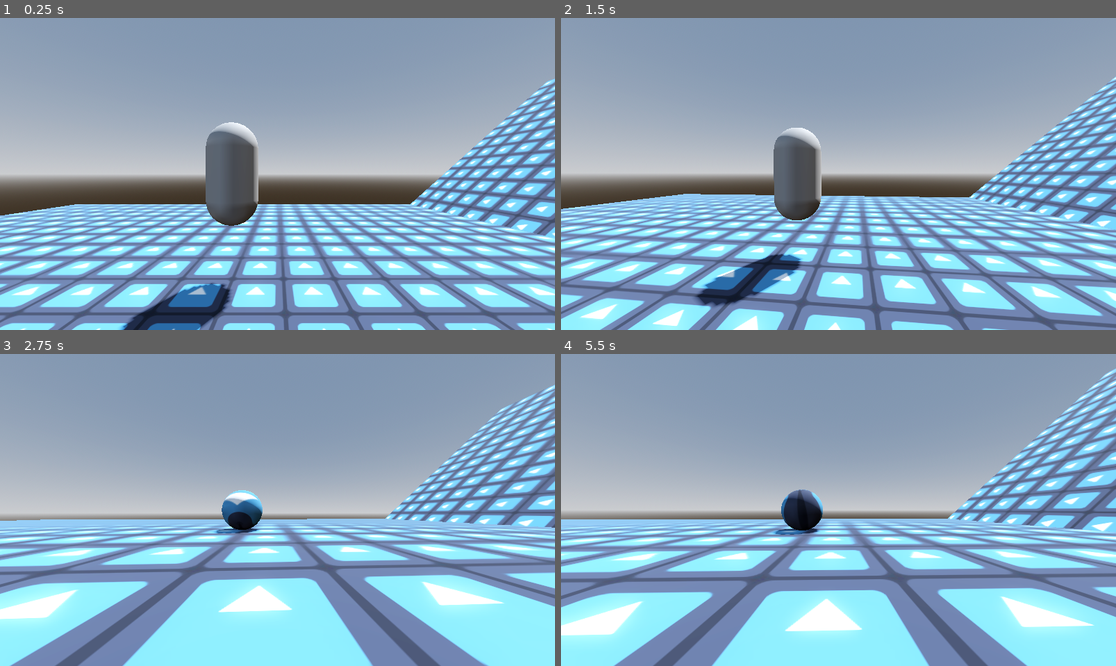
Above: before the commit, frames 1-4 (two rows, left to right).
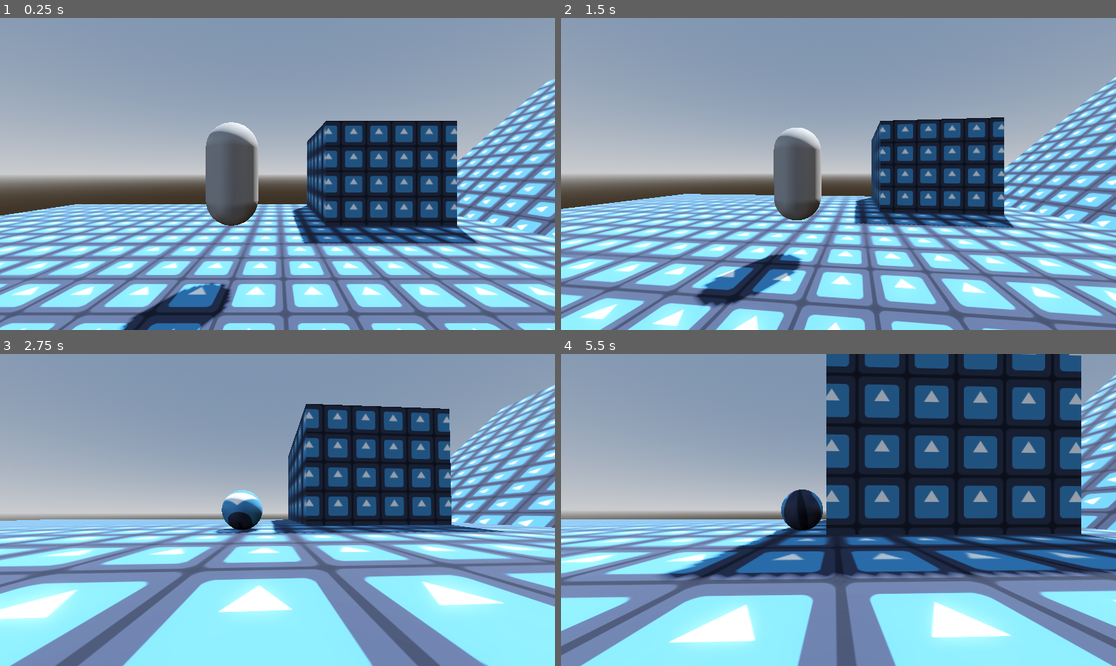
Above: after the commit, the same moments.

Repository: pochoco24/armadillos_with_guns
Game: Godot game, scene res://main.tscn
Same seed, same stepped clock (60 frames per second), same inputs: the game is played once before the commit and once after it. The engine's default icon, where the game draws it, is replaced by a stand-in: a white triangle on a blue panel in a dark square.
Inputs (mouse positions are in pixels of both pictures, inside the frame that each line leads up to):
- Up to frame 1 (0.25 s): no input
- Up to frame 2 (1.5 s): move the mouse to (866, 174) at 0.52 s; hold Shift (ball_mode) 0.53-1.28 s; hold W (up) from 0.53 s (still down); tap Space (jump) at 0.77 s; move the mouse to (810, 174) at 1.27 s; click (810, 174) at 1.35 s
- Up to frame 3 (2.75 s): keep holding W (up); tap Space (jump) at 1.52 s; move the mouse to (288, 503) at 2.02 s; hold Shift (ball_mode) from 2.03 s (still down)
- Up to frame 4 (5.5 s): keep holding W (up); move the mouse to (832, 516) at 2.77 s; release Shift (ball_mode) at 2.78 s; click (832, 516) at 2.85 s; tap Space (jump) at 3.02, 3.77, 4.52 s; move the mouse to (877, 513) at 3.52 s; hold Shift (ball_mode) 3.53-4.28 s; move the mouse to (794, 506) at 4.27 s; click (794, 506) at 4.35 s; move the mouse to (844, 510) at 5.02 s; hold Shift (ball_mode) from 5.03 s (still down)

The runs differ from the first frame. In frame 1, 11% of the frame differs, in the area x 52-87%, y 32-73%; in frame 2, 8.3%; in frame 3, 12%; in frame 4, 60%, in the area x 0-100%, y 0-100%.

Commit message:
ledge detection

Diff:
--- a/main.tscn
+++ b/main.tscn
@@ -10,6 +10,8 @@
 [ext_resource type="Script" uid="uid://fbmqt1ut2sxi" path="res://player/states/run.gd" id="6_5vw27"]
 [ext_resource type="Script" uid="uid://cvg06bgvikam0" path="res://player/states/ball.gd" id="7_kek77"]
 [ext_resource type="Script" uid="uid://xaghdmtee3di" path="res://player/player_state.gd" id="8_4c57u"]
+[ext_resource type="Script" uid="uid://bjgkpaqtq6enr" path="res://player/ledge_detection.gd" id="11_dg77c"]
+[ext_resource type="Script" uid="uid://cqmtmx618c1r7" path="res://player/spinning_ray_cast_3d.gd" id="11_efxa6"]
 
 [sub_resource type="ProceduralSkyMaterial" id="ProceduralSkyMaterial_1bvp3"]
 sky_horizon_color = Color(0.662243, 0.671743, 0.686743, 1)
@@ -58,6 +60,12 @@
 transform = Transform3D(1, 0, 0, 0, 1, 0, 0, 0, 1, 0, -0.909058, 0)
 use_collision = true
 size = Vector3(25.7246, 1.81812, 19.5518)
+material = SubResource("StandardMaterial3D_1bvp3")
+
+[node name="CSGBox3D4" type="CSGBox3D" parent="Map"]
+transform = Transform3D(1, 0, 0, 0, 1, 0, 0, 0, 1, 5.40543, 1.17215, -6.71507)
+use_collision = true
+size = Vector3(5.20465, 5.98053, 5.29237)
 material = SubResource("StandardMaterial3D_1bvp3")
 
 [node name="CSGBox3D3" type="CSGBox3D" parent="Map"]
@@ -179,3 +187,19 @@
 one_shot = true
 
 [node name="LedgeDetection" type="Node3D" parent="Player"]
+transform = Transform3D(1, 0, 0, 0, 1, 0, 0, 0, 1, 0, 0.5, 0)
+script = ExtResource("11_dg77c")
+
+[node name="SpinningRayCast3D" type="RayCast3D" parent="Player/LedgeDetection"]
+target_position = Vector3(1, 0, 0)
+hit_back_faces = false
+script = ExtResource("11_efxa6")
+resolution = 8
+
+[node name="FloorRayPivot" type="Node3D" parent="Player/LedgeDetection"]
+
+[node name="FloorRayCast" type="RayCast3D" parent="Player/LedgeDetection/FloorRayPivot"]
+transform = Transform3D(1, 0, 0, 0, 1, 0, 0, 0, 1, 0.934848, 1.04322, 0)
+hit_back_faces = false
+
+[connection signal="collided" from="Player/LedgeDetection/SpinningRayCast3D" to="Player/LedgeDetection" method="_on_spinning_ray_cast_3d_collided"]
--- /dev/null
+++ b/player/ledge_detection.gd
@@ -0,0 +1,18 @@
+extends Node3D
+
+signal ledge_detected(point: Vector3, normal: Vector3)
+
+@onready var floor_ray_pivot: Node3D = $FloorRayPivot
+@onready var floor_ray_cast: RayCast3D = $FloorRayPivot/FloorRayCast
+
+
+func _on_spinning_ray_cast_3d_collided(point: Vector3, normal: Vector3, angle: float) -> void:
+	floor_ray_pivot.rotation_degrees.y = angle
+	floor_ray_cast.force_raycast_update()
+
+	if floor_ray_cast.is_colliding():
+		var ledge_point = point
+		ledge_point.y = floor_ray_cast.get_collision_point().y
+
+		ledge_detected.emit(ledge_point, normal)
+		print(ledge_point)
--- /dev/null
+++ b/player/spinning_ray_cast_3d.gd
@@ -0,0 +1,38 @@
+extends RayCast3D
+## Spins a RayCast3D to make it behave like a RayCast ring. Used for detecting
+## the closest collision in a circle.
+
+signal collided(point: Vector3, normal: Vector3, angle: float)
+
+## Number of angles the raycast detects on.
+@export var resolution: int = 0
+
+
+func _physics_process(delta: float) -> void:
+	var has_hit = false
+	var closest_hit = Vector3.ZERO
+	var hit_normal = Vector3.ZERO
+	var angle = 0.0
+
+	for i in resolution:
+		rotation_degrees.y = 360.0 * (float(i) / resolution)
+		force_raycast_update()
+
+		if not is_colliding():
+			continue
+
+		if has_hit:
+			# Check which raycast hit closer
+			if (
+					closest_hit.distance_squared_to(global_position)
+					< get_collision_point().distance_squared_to(global_position)
+			):
+				closest_hit = get_collision_point()
+		else:
+			has_hit = true
+			closest_hit = get_collision_point()
+			hit_normal = get_collision_normal()
+			angle = rotation_degrees.y
+
+	if has_hit:
+		collided.emit(closest_hit, hit_normal, angle)
--- a/utlilities/ray_cast_ring.gd
+++ b/utlilities/ray_cast_ring.gd
@@ -1,4 +1,3 @@
-@tool
 extends Node3D
 
 signal ring_collided(collision_point: Vector3)
@@ -7,7 +6,6 @@
 
 @export_group("Ring Properties")
 @export var raycast_count: int = 0
-@export_tool_button("Create Ring") var create_ring_action = create_ring
 
 
 func create_ring():
Not shown: 1 places in main.tscn that only renumber resources
Not shown, added: player/ledge_detection.gd.uid
Not shown, added: player/spinning_ray_cast_3d.gd.uid
